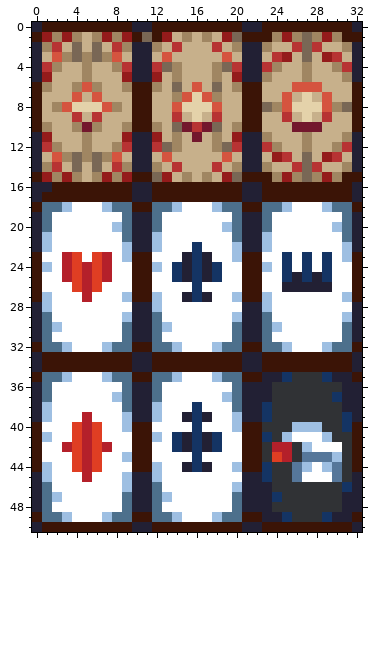
File history of a pixel-art sprite, Entities/Spells/CardDeck/Card.png. The picture above was drawn from the file before the commit.
The file is 33x51 pixels. Colours within 5 levels of each other are drawn and written as one.
The same view after the edit:
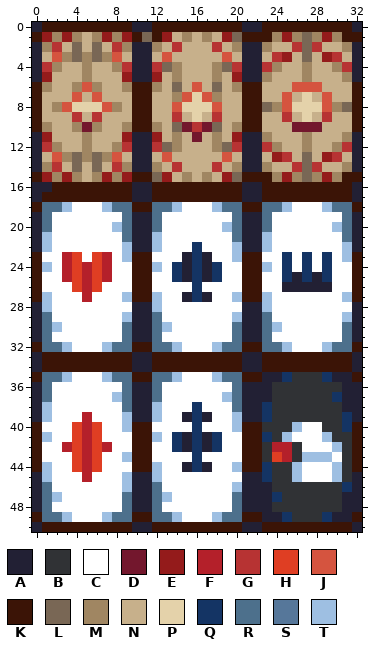
Palette (. is transparent): A #222034  B #303235  C #ffffff  D #73172d  E #941b1b  F #b4202a  G #b73333  H #df3e23  J #d5543f  K #3b1406  L #796755  M #a08662  N #c7b08b  P #e4d2aa  Q #143464  R #4d708c  S #56779a  T #9ebfe2
The exact change:
Colour C replaces colour T in row 40 at x 27 to 28; in row 42 at x 27; in row 43 at x 30; in row 44 at x 27 and 29.
Colour T replaces colour C in row 42 at x 30.
Colour T replaces colour S in row 43 at x 27 to 29; in rows 44 to 45 at x 26 and 30.
Boxes around the changes in both pictures, in picture pixels (x1, y1, x2, y2):
changed: (292, 422, 342, 482)
